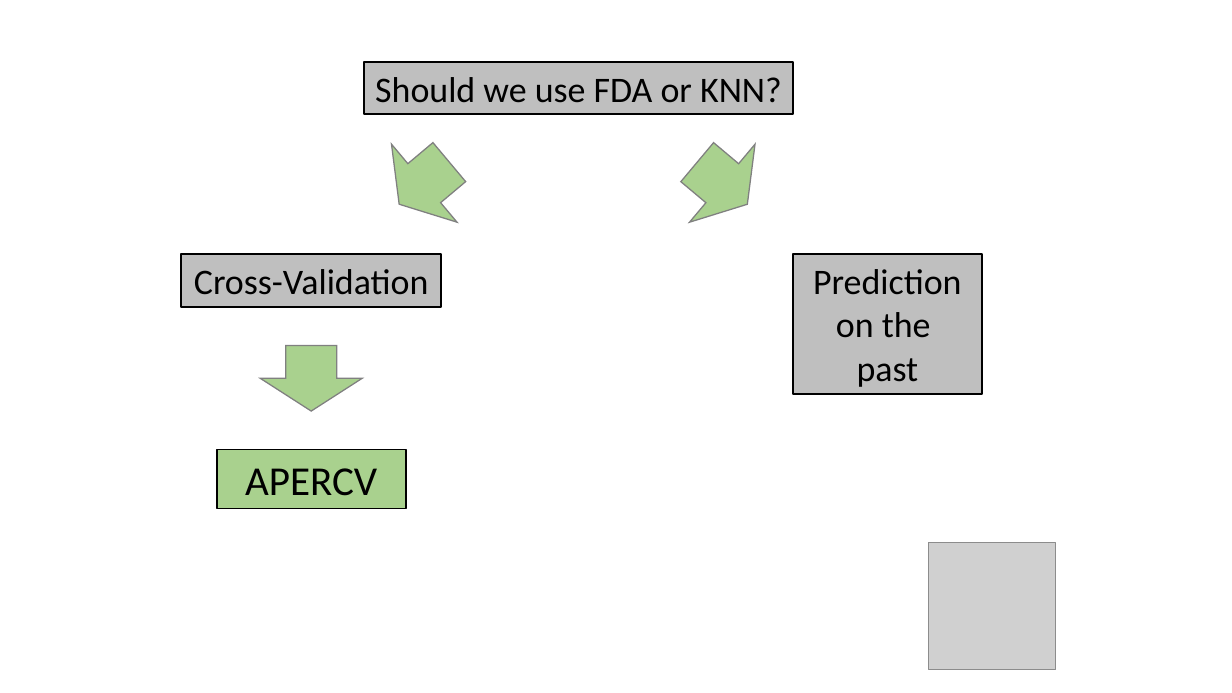
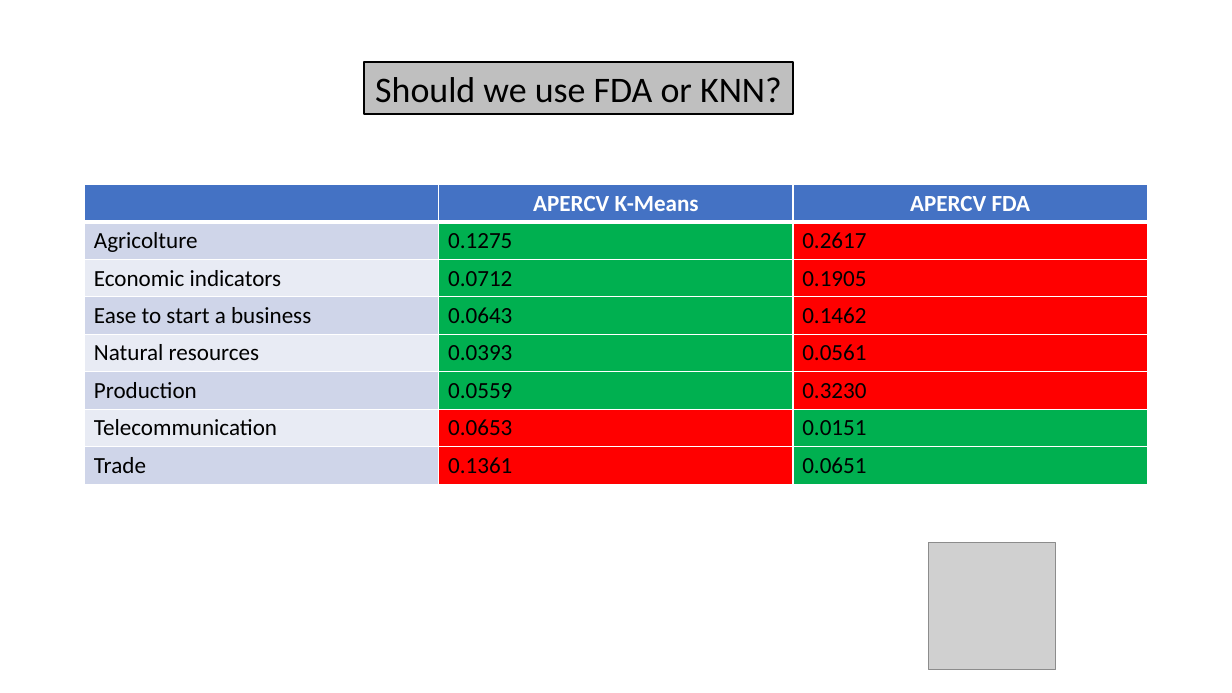
Before and after one commit to skiamu/StatApp_test, a slide deck: slide 5 of AAA-Final presentation/PresentazioneMowy.pptx (slide 4 before the commit). Drawn at 1232x693 pixels with LibreOffice and Linux fonts; fonts in the diff are those of the drawing; grey boxes stand for pictures. Boxes give left, top, right and bottom in pixels: in the first picture for what was removed or moved away, otherwise in the second. Text is boxed around its words. In the diff, an @@ line names an element or a change of style, - is before the commit and + after.

```diff
--- a/AAA-Final presentation/PresentazioneMowy.pptx
+++ b/AAA-Final presentation/PresentazioneMowy.pptx
@@ down arrow removed at [373, 151, 475, 216] @@
@@ down arrow removed at [672, 151, 774, 216] @@
@@ table added at [85, 185, 1147, 484], 8 rows, 3 columns @@
+ | APERCV K-Means | APERCV FDA
+Agricolture | 0.1275 | 0.2617
+Economic indicators | 0.0712 | 0.1905
+Ease to start a business | 0.0643 | 0.1462
+Natural resources | 0.0393 | 0.0561
+Production | 0.0559 | 0.3230
+Telecommunication | 0.0653 | 0.0151
+Trade | 0.1361 | 0.0651
@@ rectangle removed at [181, 254, 441, 307] @@
-Cross-Validation
@@ rectangle removed at [793, 254, 982, 394] @@
-Prediction on the
-past
@@ down arrow removed at [261, 346, 362, 411] @@
@@ rectangle removed at [216, 449, 406, 508] @@
-APERCV
```
Also in this commit, not shown: 2 other slides changed, 2 slides added, 9 other files.
